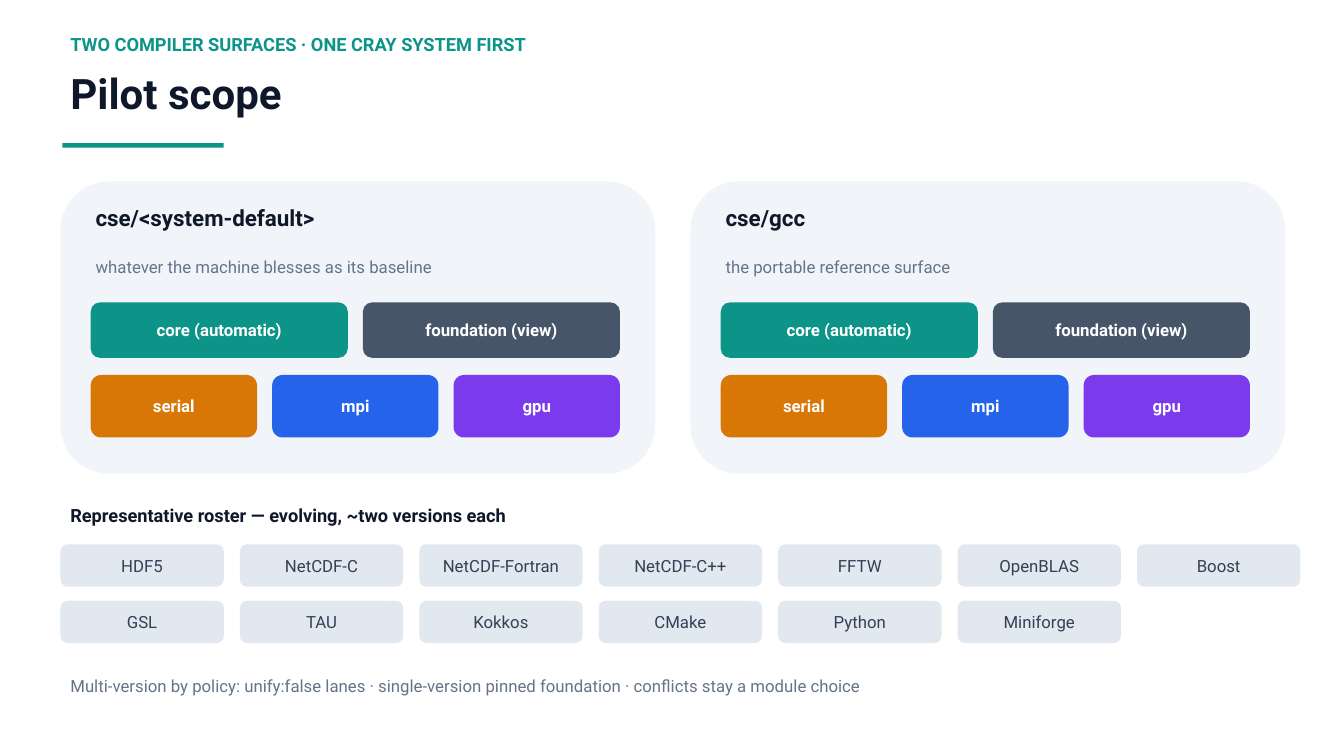
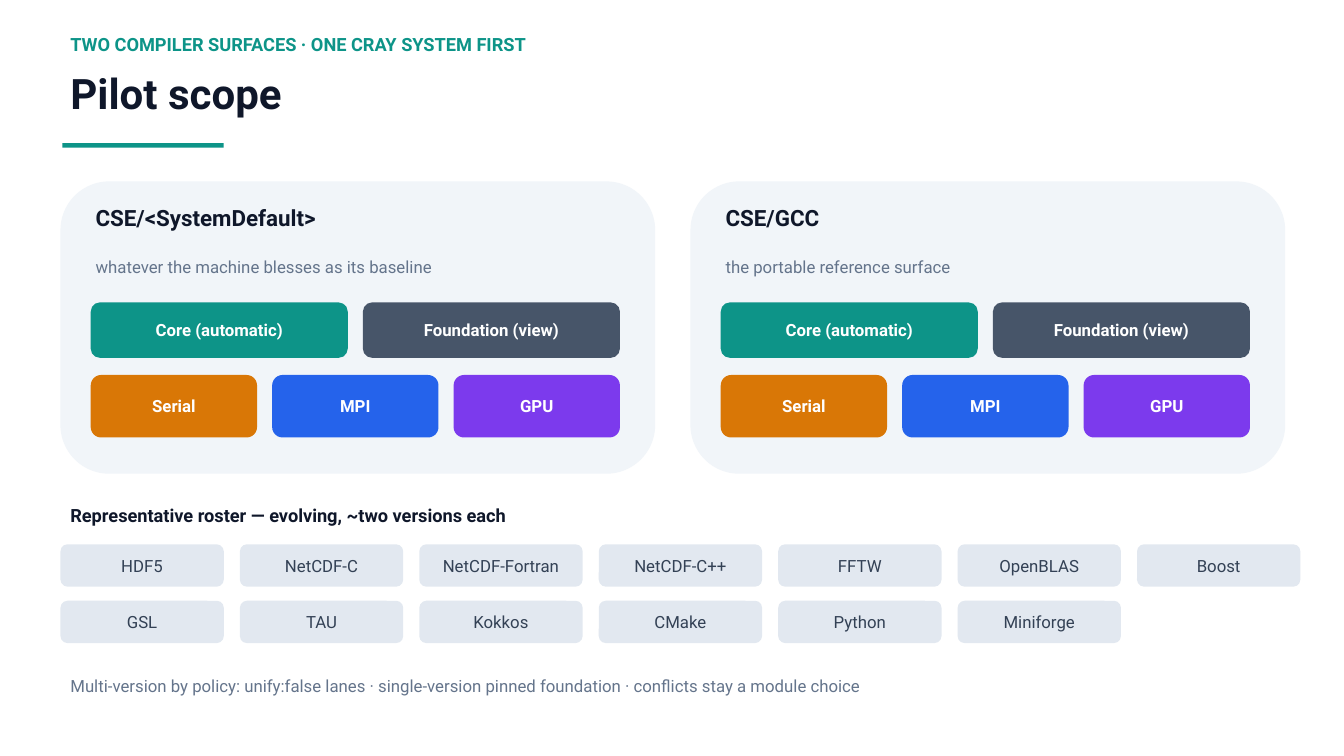
Before and after one commit to ray12514/stack-planning, a slide deck: slide 7 of presentations/cse_lanes_model.pptx. Drawn at 1344x756 pixels with LibreOffice and Linux fonts; fonts in the diff are those of the drawing. Boxes give left, top, right and bottom in pixels: in the first picture for what was removed or moved away, otherwise in the second. Text is boxed around its words. In the diff, an @@ line names an element or a change of style, - is before the commit and + after.

Commit message:
Adopt the two-layer lane naming; update deck vocabulary to match
Public module names are CSE/<Compiler>/<Lane> with capitalized Serial/
MPI/GPU, qualified only when the system is ambiguous (two MPIs ->
MPI-<impl> plus a GPU lane per MPI; two GPU archs -> GPU-<arch>).
Internal rendered lane ids keep the fully-qualified facts for machines
and oracle diffs. Deck slides (lane pills, module load commands, pilot
surfaces, vocabulary cards) updated to the new syntax; verified through
Keynote export.

```diff
--- a/presentations/cse_lanes_model.pptx
+++ b/presentations/cse_lanes_model.pptx
@@ text at bbox=[96, 209, 316, 231]: text changed @@
-cse/<system-default>
+CSE/<SystemDefault>
@@ text at bbox=[726, 210, 820, 228]: text changed @@
-cse/gcc
+CSE/GCC
@@ text in rounded rectangle at bbox=[156, 323, 283, 340]: text changed @@
-core (automatic)
+Core (automatic)
@@ text in rounded rectangle at bbox=[424, 323, 559, 340]: text changed @@
-foundation (view)
+Foundation (view)
@@ text in rounded rectangle at bbox=[786, 323, 913, 340]: text changed @@
-core (automatic)
+Core (automatic)
@@ text in rounded rectangle at bbox=[1054, 323, 1189, 340]: text changed @@
-foundation (view)
+Foundation (view)
@@ text in rounded rectangle at bbox=[152, 399, 195, 412]: text changed @@
-serial
+Serial
@@ text in rounded rectangle at bbox=[340, 400, 370, 412]: text changed @@
-mpi
+MPI
@@ text in rounded rectangle at bbox=[520, 400, 553, 412]: text changed @@
-gpu
+GPU
@@ text in rounded rectangle at bbox=[782, 399, 825, 412]: text changed @@
-serial
+Serial
@@ text in rounded rectangle at bbox=[970, 400, 1000, 412]: text changed @@
-mpi
+MPI
@@ text in rounded rectangle at bbox=[1150, 400, 1183, 412]: text changed @@
-gpu
+GPU
```
Also in this commit, not shown: 4 other slides changed, 2 other files.
